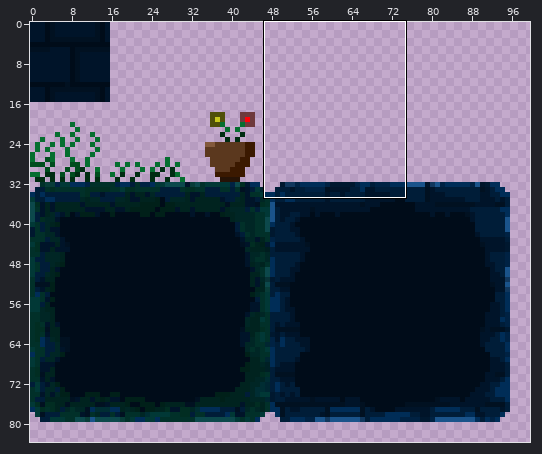
Sprite sheet, stored at Art/Sprites/Tileset.png. The picture above shows the old version from afar; the outline marks the close-up.
Close-up. Old version:
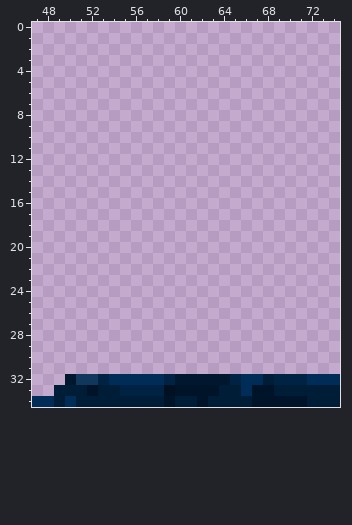
The file is 100x100 pixels. Colours within 5 levels of each other are drawn and written as one. Shown: x 47..74, y 0..34. The wide view leaves out empty margins.
After:
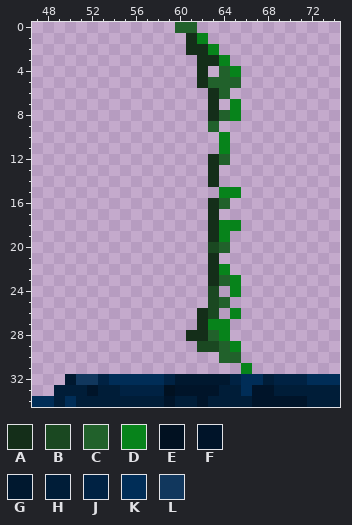
Palette (. is transparent): A #142e19  B #1a4821  C #21612b  D #07831b  E #011121  F #001429  G #00182f  H #001d38  J #002243  K #002d57  L #11375d
Edits made:
@@ x 58..68 @@
- 0 ...........
- 1 ...........
- 2 ...........
- 3 ...........
- 4 ...........
- 5 ...........
- 6 ...........
- 7 ...........
- 8 ...........
- 9 ...........
-10 ...........
-11 ...........
-12 ...........
-13 ...........
-14 ...........
-15 ...........
-16 ...........
-17 ...........
-18 ...........
-19 ...........
-20 ...........
-21 ...........
-22 ...........
-23 ...........
-24 ...........
-25 ...........
-26 ...........
-27 ...........
-28 ...........
-29 ...........
-30 ...........
-31 ...........
+ 0 ..CC.......
+ 1 ...AD......
+ 2 ...AAD.....
+ 3 ....AAD....
+ 4 ....A.CD...
+ 5 ....ACCC...
+ 6 .....AC....
+ 7 .....A.D...
+ 8 .....ACD...
+ 9 .....C.....
+10 ......D....
+11 ......D....
+12 .....AC....
+13 .....A.....
+14 .....A.....
+15 ......DD...
+16 .....AC....
+17 .....A.....
+18 .....ADD...
+19 .....AD....
+20 .....BC....
+21 .....A.....
+22 .....AD....
+23 .....ACD...
+24 .....B.D...
+25 .....BC....
+26 ....AB.D...
+27 ....ADD....
+28 ...AACD....
+29 ....BBCD...
+30 ......CC...
+31 ........D..
 32 KJGGGGGJKKH
